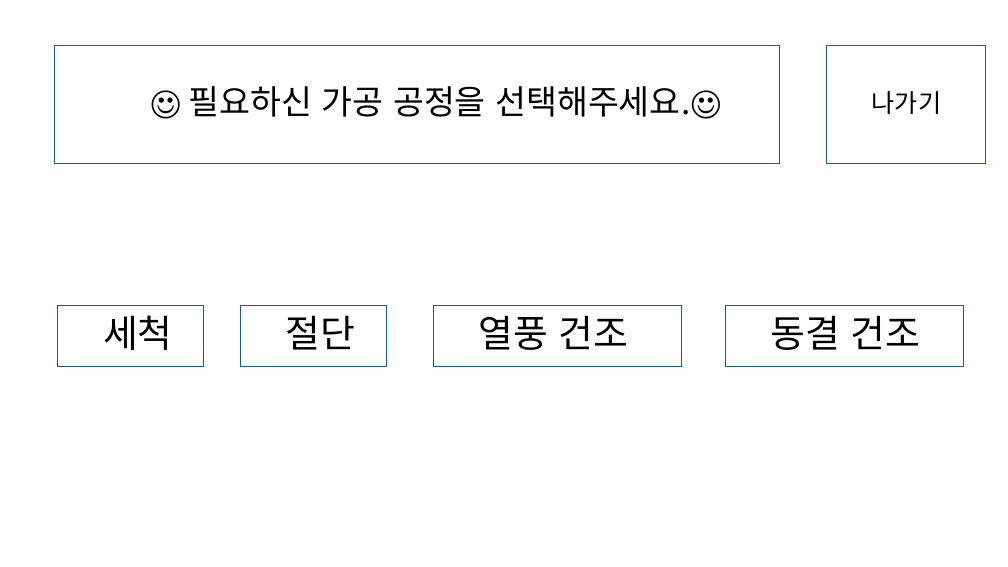
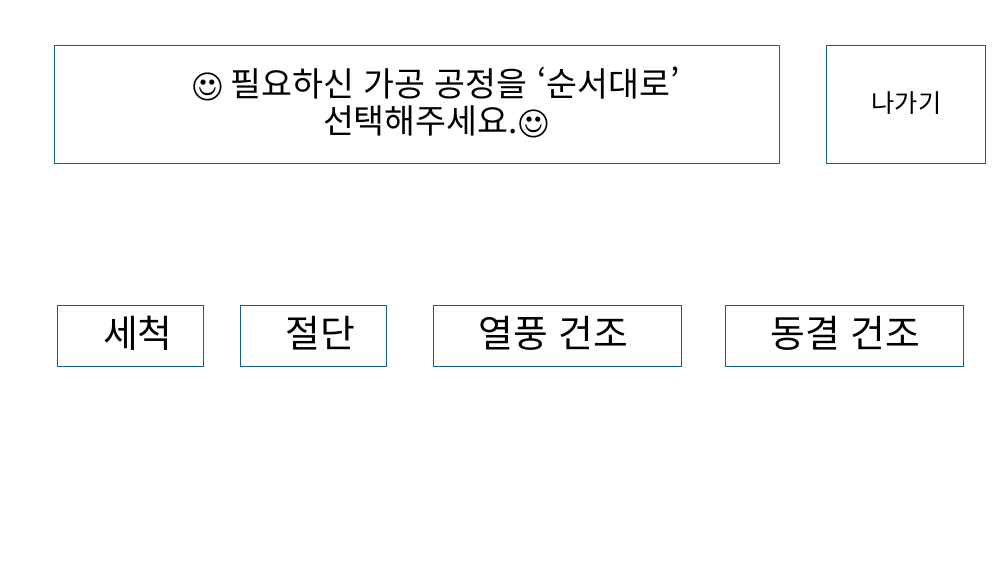
Before and after one commit to SynergyMakerHwang/ValueFinalProject, a slide deck: slide 7 of 02_PLC/UI/사용자화면.pptx. Drawn at 1008x567 pixels with LibreOffice and Linux fonts; fonts in the diff are those of the drawing. Boxes give left, top, right and bottom in pixels: in the first picture for what was removed or moved away, otherwise in the second. Text is boxed around its words. In the diff, an @@ line names an element or a change of style, - is before the commit and + after.

Commit message:
feat: 사용자UI 최신화

```diff
--- a/02_PLC/UI/사용자화면.pptx
+++ b/02_PLC/UI/사용자화면.pptx
@@ text in rectangle at (231,66,679,138): text changed @@
-  ☺ 필요하신 가공 공정을 선택해주세요.☺
+  ☺ 필요하신 가공 공정을 ‘순서대로’ 선택해주세요.☺
```
